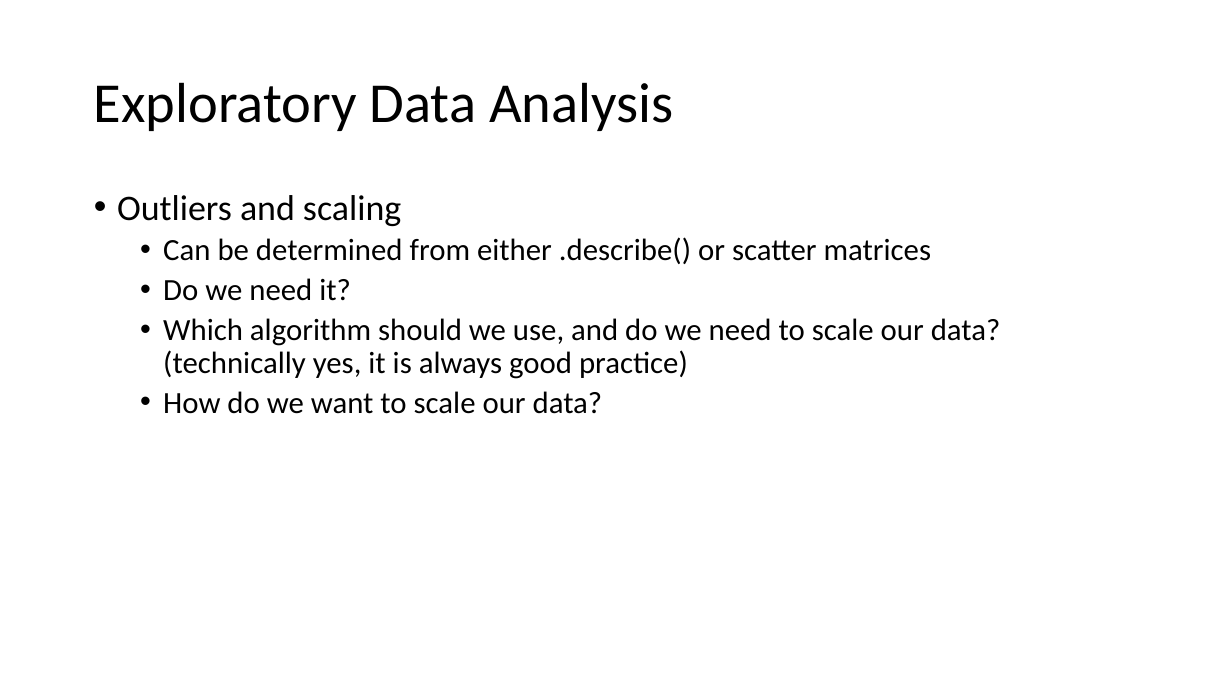
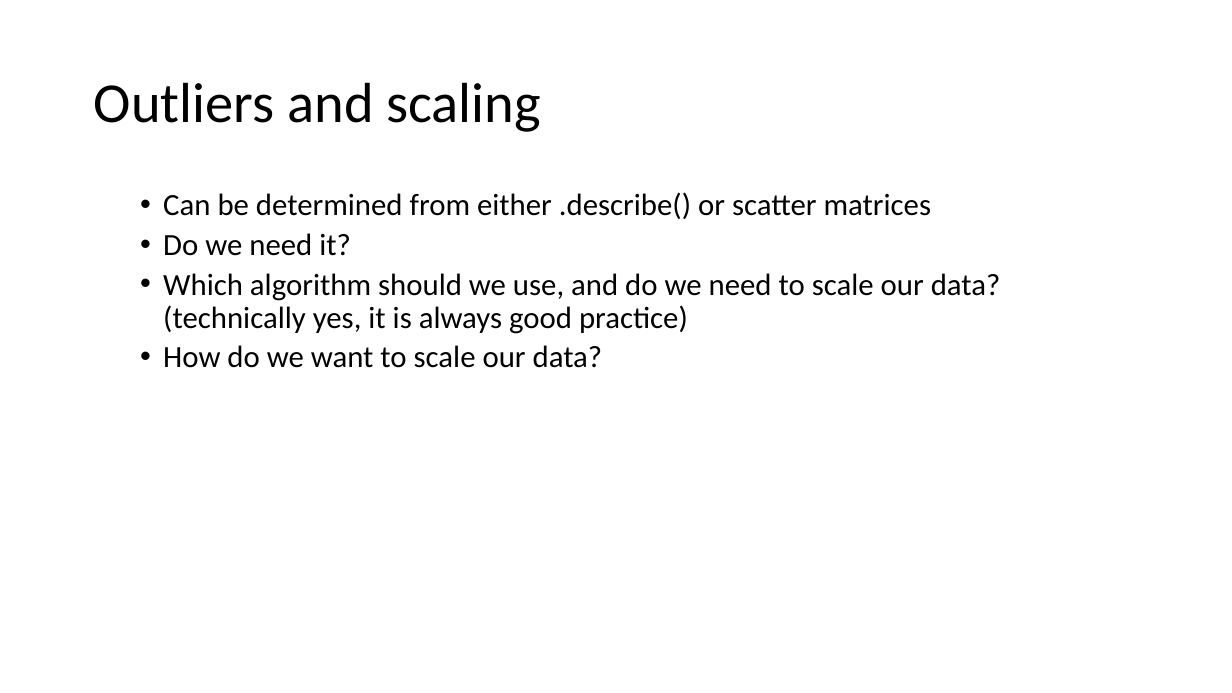
Before and after one commit to jtsw1990/datascience-eda-prezo, a slide deck: slide 13 of Problem Formulation & EDA.pptx (slide 7 before the commit). Drawn at 1232x693 pixels with LibreOffice and Linux fonts; fonts in the diff are those of the drawing. Boxes give left, top, right and bottom in pixels: in the first picture for what was removed or moved away, otherwise in the second. Text is boxed around its words. In the diff, an @@ line names an element or a change of style, - is before the commit and + after.

Commit message:
updated slides

```diff
--- a/Problem Formulation & EDA.pptx
+++ b/Problem Formulation & EDA.pptx
@@ title at (x1=94, y1=82, x2=541, y2=132): text changed @@
-Exploratory Data Analysis
+Outliers and scaling
@@ text at (x1=117, y1=195, x2=401, y2=226): paragraph removed @@
-• Outliers and scaling
```
Also in this commit, not shown: 1 other slide changed, 7 slides added, 1 slide removed, 5 other files.
